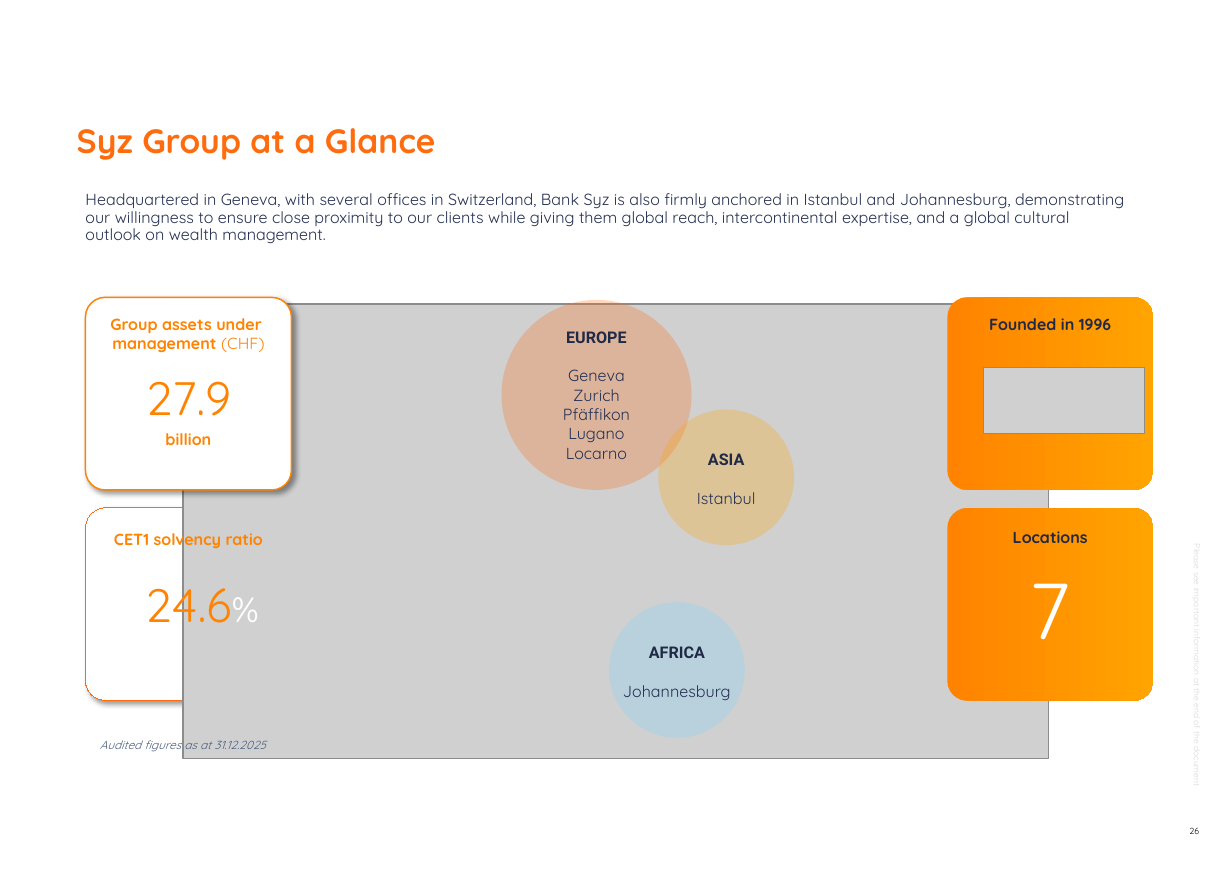
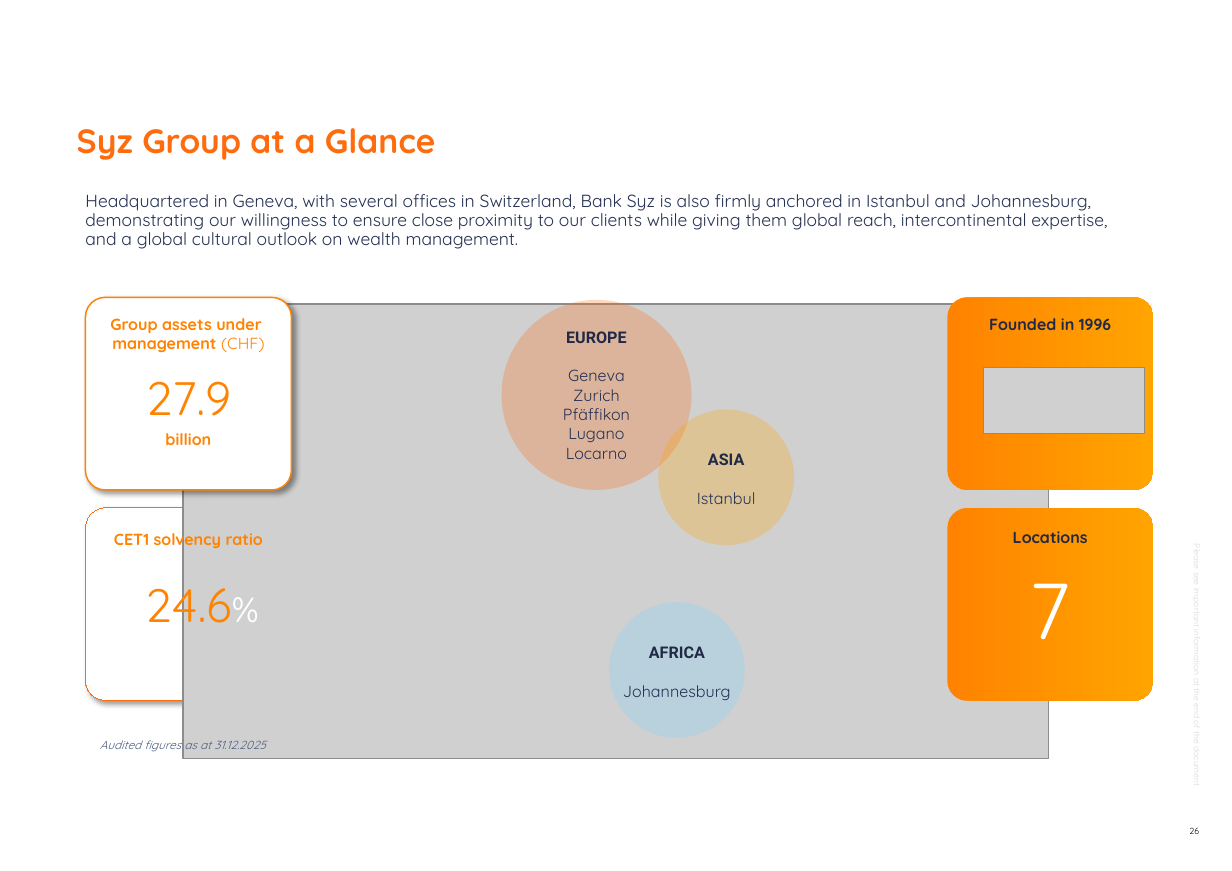
Before and after one commit to jb-db05/Investment_Proposal, a slide deck: slide 26 of investment-proposal-builder/work/example_output_deck.pptx. Drawn at 1232x871 pixels with LibreOffice and Linux fonts; fonts in the diff are those of the drawing; grey boxes stand for pictures; background and template pictures are left out. Boxes give left, top, right and bottom in pixels: in the first picture for what was removed or moved away, otherwise in the second. Text is boxed around its words. In the diff, an @@ line names an element or a change of style, - is before the commit and + after.

```diff
--- a/investment-proposal-builder/work/example_output_deck.pptx
+++ b/investment-proposal-builder/work/example_output_deck.pptx
@@ text "Headquartered in Geneva, with several ..." at (x1=85, y1=194, x2=1107, y2=249): size 11 to 12 pt @@
```
Also in this commit, not shown: 7 other slides changed, 5 slides removed, 8 other files.
